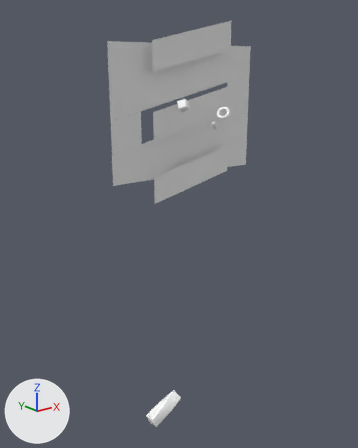
Before and after pictures for a commit that changed the glTF model public/assets/scene/section_2.glb.
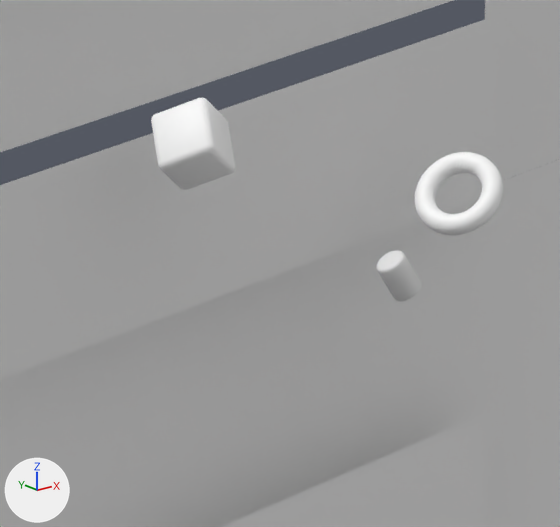
There are two pictures of each version: one whole from a 50 mm camera at (-40.8, -46.2, 6.3) aimed at (-4.5, -0.8, -11.9), one close up on the part from 43% to 67% of the width and 19% to 36% of the height. Arrows for +X, +Y and +Z are at lower left; the lights stay in place. Where no turn or scale is listed for an object, it has been applied to the vertices.
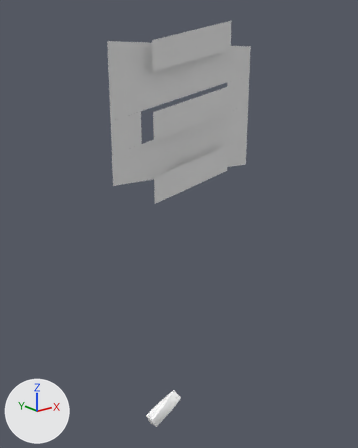
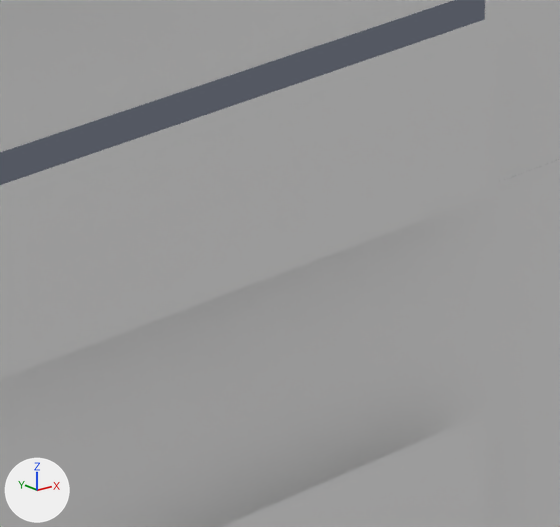
The change, as a diff of the scene's bpy script:
```diff
--- a/public/assets/scene/section_2.glb.py
+++ b/public/assets/scene/section_2.glb.py
@@ ob_cube @@
-ob_cube = bpy.data.objects.new('Cube', me_cube_001)
-ob_cube.location = (-3.0, 0.14, 2.16)
@@ ob_cylinder @@
-ob_cylinder = bpy.data.objects.new('Cylinder', me_cylinder)
-ob_cylinder.location = (1.99, 0.16, -0.46)
@@ ob_torus @@
-ob_torus = bpy.data.objects.new('Torus', me_torus)
-ob_torus.location = (3.15, -0.18, 1.01)
```

What differs and where, as boxes [x1, y1, x2, y2] in the close-ups (560 x 527 px):
'Cube', deleted
    before: [151, 98, 235, 190]
'Torus', deleted
    before: [415, 152, 503, 235]
'Cylinder', deleted
    before: [376, 251, 421, 301]
